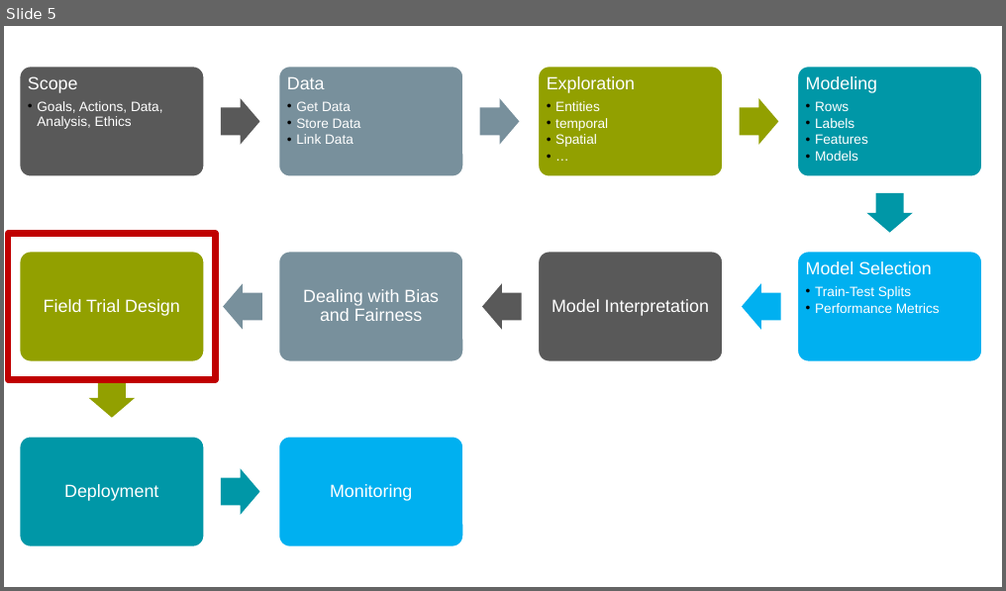
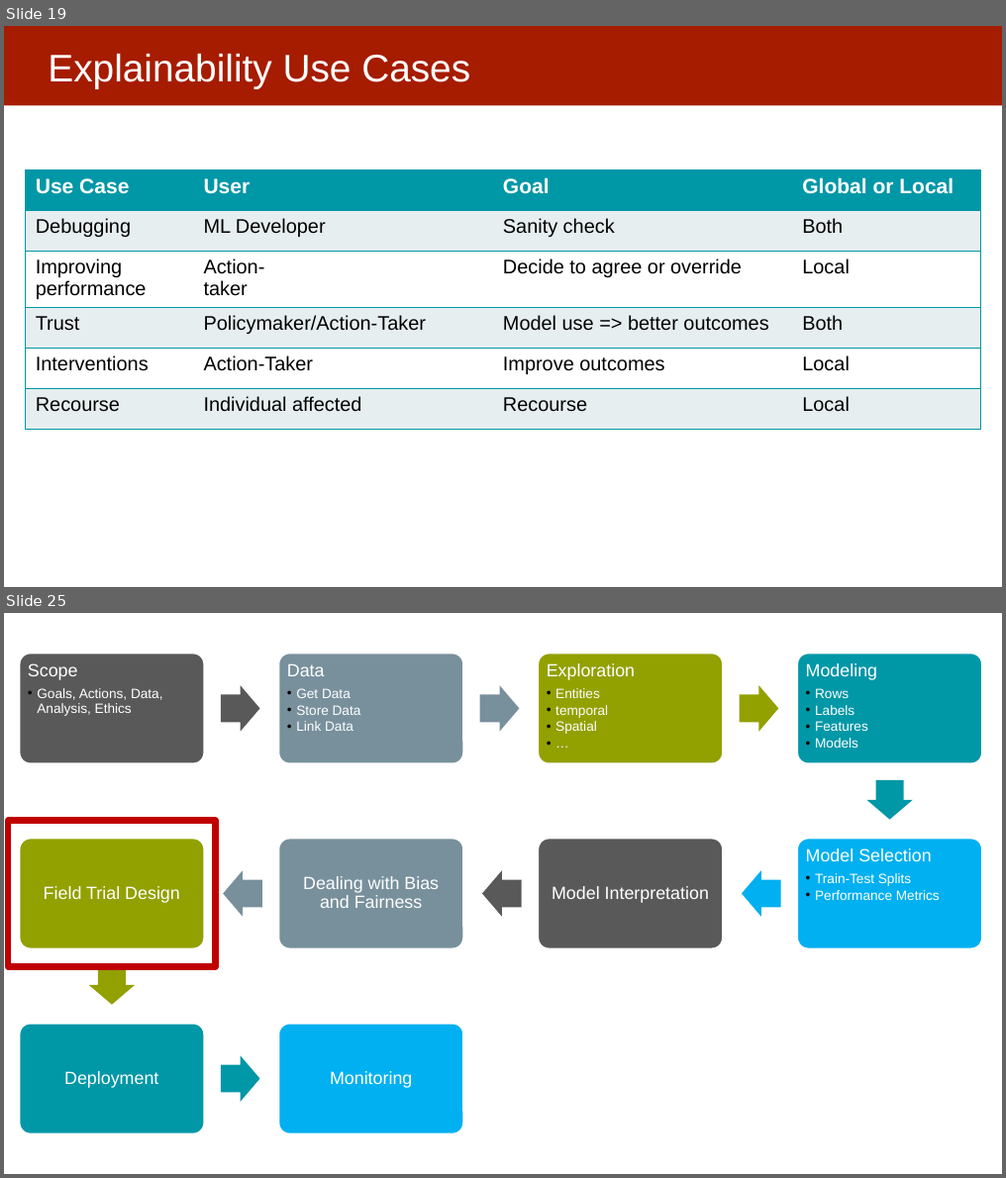
Before and after one commit to dssg/mlforpublicpolicylab, a slide deck: 14 - Presentations and Wrap-Up/causal inference.pptx. Shown one above the other, each under a label of ours: slide 5 before the commit, slides 19 and 25 after it; the slides between them are not shown. The pictures are 1006x591 and 1006x1178 pixels, drawn with LibreOffice and Linux fonts; fonts in the diff are those of the drawing. Boxes give left, top, right and bottom in pixels: in the first picture for what was removed or moved away, otherwise in the second. Text is boxed around its words. In the diff, an @@ line names an element or a change of style, - is before the commit and + after.

```diff
--- a/14 - Presentations and Wrap-Up/causal inference.pptx
+++ b/14 - Presentations and Wrap-Up/causal inference.pptx
@@ slide 19 added at box(4, 26, 1002, 587), background #FFFFFF @@
@@ rectangle added at box(4, 26, 1002, 105), fill #A61C00 @@
@@ title added at box(48, 54, 470, 88), 37 pt, text #FFFFFF @@
+Explainability Use Cases
@@ table added at box(26, 171, 981, 430), 6 rows, 4 columns @@
+Use Case | User | Goal | Global or Local
+Debugging | ML Developer | Sanity check | Both
+Improving performance | Action- / taker | Decide to agree or override | Local
+Trust | Policymaker/Action-Taker | Model use => better outcomes | Both
+Interventions | Action-Taker | Improve outcomes | Local
+Recourse | Individual affected | Recourse | Local
@@ what was slide 5 is now slide 25 @@
```
Also in this commit, not shown: 3 slides changed, 19 other slides added.
